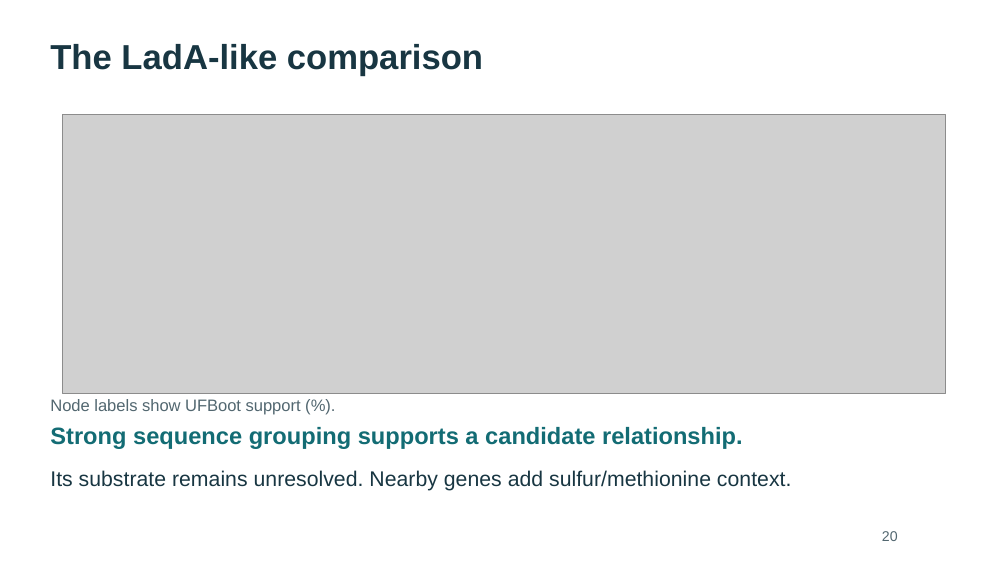
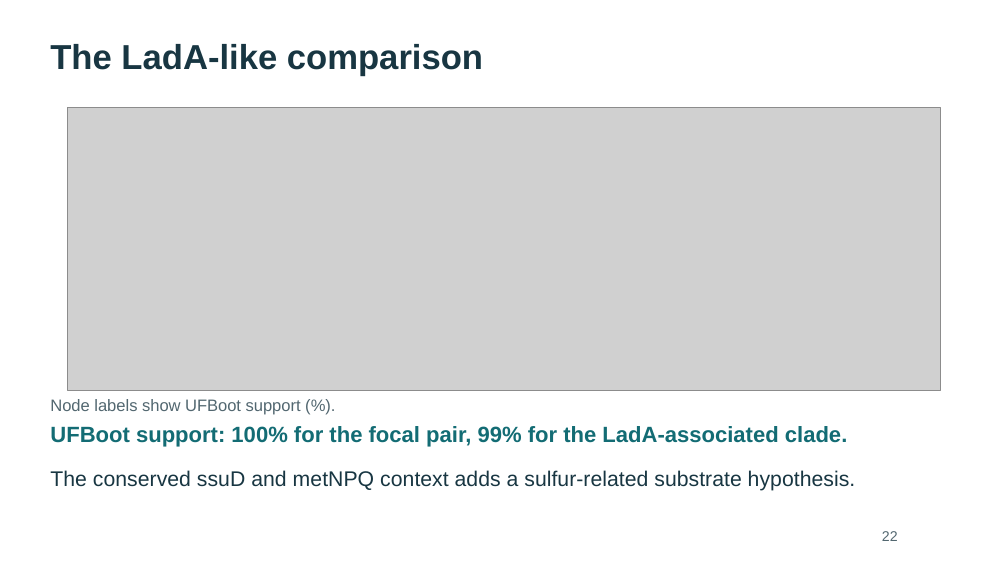
Before and after one commit to WhyAdr/sm-manu, a slide deck: slide 22 of explainer/NMZ-Serratia-genomics-explainer-2026-10-20.pptx (slide 20 before the commit). Drawn at 1008x567 pixels with LibreOffice and Linux fonts; fonts in the diff are those of the drawing; grey boxes stand for pictures. Boxes give left, top, right and bottom in pixels: in the first picture for what was removed or moved away, otherwise in the second. Text is boxed around its words. In the diff, an @@ line names an element or a change of style, - is before the commit and + after.

```diff
--- a/explainer/NMZ-Serratia-genomics-explainer-2026-10-20.pptx
+++ b/explainer/NMZ-Serratia-genomics-explainer-2026-10-20.pptx
@@ picture: place and size @@
-picture at [63,114,946,394]
+picture at [68,107,941,391]
@@ text at [50,426,847,447]: text changed; size 22.5 to 21 pt @@
-Strong sequence grouping supports a candidate relationship.
+UFBoot support: 100% for the focal pair, 99% for the LadA-associated clade.
@@ text at [50,470,856,491]: text changed @@
-Its substrate remains unresolved. Nearby genes add sulfur/methionine context.
+The conserved ssuD and metNPQ context adds a sulfur-related substrate hypothesis.
@@ text at [882,531,898,541]: text changed @@
-20
+22
```
Also in this commit, not shown: 21 other slides changed, 4 slides added, 1 slide removed, 12 other files.
